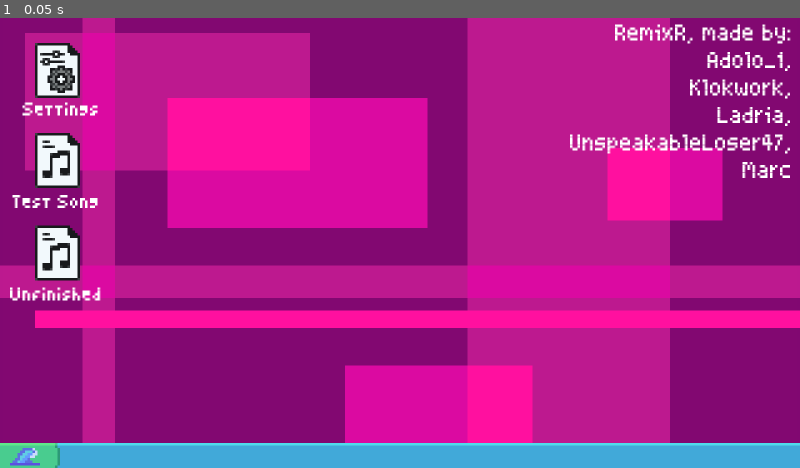
Above: before the commit, frame 1.
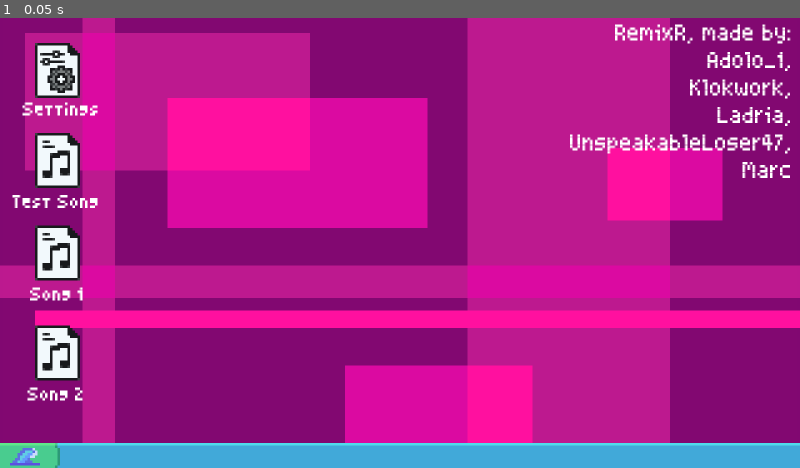
Above: after the commit, the same moment.

Repository: Cheese-Sandwich-Games/Wejammin
Game: Godot game, scene res://Scenes/menu.tscn
Same seed, same stepped clock (60 frames per second), same inputs: the game is played once before the commit and once after it. Sound files missing from this copy of the repository are replaced by a short silence.
Inputs:
- Up to frame 1 (0.05 s): no input

The runs differ from the first frame. In frame 1, 1.0% of the frame differs, in the area x 1-13%, y 59-86%.

Commit message:
Added 2 playable song templates

Diff:
--- /dev/null
+++ b/Music/Song1/song_1_data.tres
@@ -0,0 +1,16 @@
+[gd_resource type="Resource" script_class="SongData" load_steps=6 format=3 uid="uid://lh4lai522xfe"]
+
+[ext_resource type="AudioStream" uid="uid://dq3eesj070jj8" path="res://Music/Song1/wip1_120bpm_arp.wav" id="1_clsub"]
+[ext_resource type="Script" uid="uid://wf852tnx72w3" path="res://Game Logic/Highway/songdata.gd" id="1_trqy2"]
+[ext_resource type="AudioStream" uid="uid://bff7ay0cvndna" path="res://Music/Song1/wip1_120bpm_bass.wav" id="2_rj81t"]
+[ext_resource type="AudioStream" uid="uid://uphishmsey06" path="res://Music/Song1/wip1_120bpm_lead.wav" id="3_06p06"]
+[ext_resource type="AudioStream" uid="uid://i6tp5ovthkm7" path="res://Music/Song1/wip1_120bpm_pad.wav" id="4_12qgf"]
+
+[resource]
+script = ExtResource("1_trqy2")
+bpm = 120
+arp_layer = ExtResource("1_clsub")
+bass_layer = ExtResource("2_rj81t")
+lead_layer = ExtResource("3_06p06")
+pad_layer = ExtResource("4_12qgf")
+metadata/_custom_type_script = "uid://wf852tnx72w3"
--- /dev/null
+++ b/Music/Song2/song_2_data.tres
@@ -0,0 +1,17 @@
+[gd_resource type="Resource" script_class="SongData" load_steps=7 format=3 uid="uid://bsuguoujprnhi"]
+
+[ext_resource type="AudioStream" uid="uid://b67gqk2ai0vr8" path="res://Music/Song2/wip6_135bpm_arp.wav" id="1_7n618"]
+[ext_resource type="Script" uid="uid://wf852tnx72w3" path="res://Game Logic/Highway/songdata.gd" id="1_sa1ew"]
+[ext_resource type="AudioStream" uid="uid://bs07rii7jxbmd" path="res://Music/Song2/wip6_135bpm_bass.wav" id="2_sf6ur"]
+[ext_resource type="AudioStream" uid="uid://bkdwfhnsljxak" path="res://Music/Song2/wip6_135bpm_drums.wav" id="3_63u48"]
+[ext_resource type="AudioStream" uid="uid://brl0uqllmsmvi" path="res://Music/Song2/wip6_135bpm_lead.wav" id="4_s0uax"]
+[ext_resource type="AudioStream" uid="uid://dx6fh5oc2ecv7" path="res://Music/Song2/wip6_135bpm_pad.wav" id="5_713yr"]
+
+[resource]
+script = ExtResource("1_sa1ew")
+arp_layer = ExtResource("1_7n618")
+bass_layer = ExtResource("2_sf6ur")
+drums_layer = ExtResource("3_63u48")
+lead_layer = ExtResource("4_s0uax")
+pad_layer = ExtResource("5_713yr")
+metadata/_custom_type_script = "uid://wf852tnx72w3"
--- a/Scenes/menu.tscn
+++ b/Scenes/menu.tscn
@@ -9,6 +9,8 @@
 [ext_resource type="PackedScene" uid="uid://dadvl1s7hj41x" path="res://User Interface/song_file.tscn" id="8_6swd7"]
 [ext_resource type="Resource" uid="uid://bjasux1j3v6e" path="res://Game Logic/Highway/SongData.tres" id="8_q3rjx"]
 [ext_resource type="AudioStream" uid="uid://ddpjqulm68k8j" path="res://Music/mainmenu_loop.wav" id="9_6swd7"]
+[ext_resource type="Resource" uid="uid://lh4lai522xfe" path="res://Music/Song1/song_1_data.tres" id="9_rfqti"]
+[ext_resource type="Resource" uid="uid://bsuguoujprnhi" path="res://Music/Song2/song_2_data.tres" id="10_g8i7c"]
 
 [node name="Menu" type="Node2D"]
 script = ExtResource("1_158mb")
@@ -68,7 +70,16 @@
 offset_top = 83.0
 offset_right = 32.0
 offset_bottom = 105.0
-song_name = "Unfinished"
+song_name = "Song 1"
+song_data = ExtResource("9_rfqti")
+
+[node name="SongFile3" parent="." instance=ExtResource("8_6swd7")]
+offset_left = 14.0
+offset_top = 123.0
+offset_right = 32.0
+offset_bottom = 145.0
+song_name = "Song 2"
+song_data = ExtResource("10_g8i7c")
 
 [node name="AudioStreamPlayer" type="AudioStreamPlayer" parent="."]
 stream = ExtResource("9_6swd7")
--- a/Scenes/song_file.gd
+++ b/Scenes/song_file.gd
@@ -18,4 +18,6 @@
 			if not song_data is SongData:
 				return
 			Conductor.play_song(song_data)
+			UserInterface.play_transition()
+			await UserInterface.transition_finished
 			get_tree().change_scene_to_file("res://Scenes/main.tscn")
--- a/User Interface/user_interface.gd
+++ b/User Interface/user_interface.gd
@@ -1,8 +1,11 @@
 extends CanvasLayer
 
 
+signal transition_finished
+
 @onready var settings_window = $SettingsWindow
 @onready var song_overview = $SongOverview
+@onready var animation_player = $AnimationPlayer
 
 
 func show_settings() -> void:
@@ -11,3 +14,9 @@
 
 func show_song_overview() -> void:
 	song_overview.show_results()
+
+
+func play_transition() -> void:
+	animation_player.play("transition")
+	await animation_player.animation_finished
+	transition_finished.emit()
--- a/User Interface/user_interface.tscn
+++ b/User Interface/user_interface.tscn
@@ -1,8 +1,70 @@
-[gd_scene load_steps=4 format=3 uid="uid://buj54qo6y6mxv"]
+[gd_scene load_steps=8 format=3 uid="uid://buj54qo6y6mxv"]
 
 [ext_resource type="PackedScene" uid="uid://bxktf0hpwskfs" path="res://User Interface/settings_window.tscn" id="1_kqkdr"]
 [ext_resource type="Script" uid="uid://bbjkb6q11dvj1" path="res://User Interface/user_interface.gd" id="1_r82j8"]
 [ext_resource type="PackedScene" uid="uid://bv0v41gjclh2p" path="res://User Interface/song_overview.tscn" id="3_opcwn"]
+[ext_resource type="Texture2D" uid="uid://bpt041uvmopse" path="res://Assets/Wave_OS_OpenAnim.png" id="4_4gg28"]
+
+[sub_resource type="Animation" id="Animation_4gg28"]
+resource_name = "transition"
+length = 0.5
+tracks/0/type = "value"
+tracks/0/imported = false
+tracks/0/enabled = true
+tracks/0/path = NodePath("Sprite2D:frame")
+tracks/0/interp = 1
+tracks/0/loop_wrap = true
+tracks/0/keys = {
+"times": PackedFloat32Array(0, 0.033333335, 0.06666667, 0.10000001, 0.13333334, 0.16666667, 0.20000002, 0.23333335, 0.26666668, 0.3, 0.33333334, 0.36666667, 0.40000004, 0.43333337),
+"transitions": PackedFloat32Array(1, 1, 1, 1, 1, 1, 1, 1, 1, 1, 1, 1, 1, 1),
+"update": 1,
+"values": [0, 1, 2, 3, 4, 5, 6, 7, 8, 9, 10, 11, 12, 13]
+}
+tracks/1/type = "value"
+tracks/1/imported = false
+tracks/1/enabled = true
+tracks/1/path = NodePath("Sprite2D:modulate")
+tracks/1/interp = 1
+tracks/1/loop_wrap = true
+tracks/1/keys = {
+"times": PackedFloat32Array(0, 0.0333, 0.5),
+"transitions": PackedFloat32Array(1, 1, 1),
+"update": 1,
+"values": [Color(1, 1, 1, 0), Color(1, 1, 1, 1), Color(1, 1, 1, 0)]
+}
+
+[sub_resource type="Animation" id="Animation_l7kh5"]
+length = 0.001
+tracks/0/type = "value"
+tracks/0/imported = false
+tracks/0/enabled = true
+tracks/0/path = NodePath("Sprite2D:frame")
+tracks/0/interp = 1
+tracks/0/loop_wrap = true
+tracks/0/keys = {
+"times": PackedFloat32Array(0),
+"transitions": PackedFloat32Array(1),
+"update": 1,
+"values": [0]
+}
+tracks/1/type = "value"
+tracks/1/imported = false
+tracks/1/enabled = true
+tracks/1/path = NodePath("Sprite2D:modulate")
+tracks/1/interp = 1
+tracks/1/loop_wrap = true
+tracks/1/keys = {
+"times": PackedFloat32Array(0),
+"transitions": PackedFloat32Array(1),
+"update": 0,
+"values": [Color(1, 1, 1, 0)]
+}
+
+[sub_resource type="AnimationLibrary" id="AnimationLibrary_l7kh5"]
+_data = {
+&"RESET": SubResource("Animation_l7kh5"),
+&"transition": SubResource("Animation_4gg28")
+}
 
 [node name="UserInterface" type="CanvasLayer"]
 script = ExtResource("1_r82j8")
@@ -10,3 +72,14 @@
 [node name="SettingsWindow" parent="." instance=ExtResource("1_kqkdr")]
 
 [node name="SongOverview" parent="." instance=ExtResource("3_opcwn")]
+
+[node name="Sprite2D" type="Sprite2D" parent="."]
+modulate = Color(1, 1, 1, 0)
+texture = ExtResource("4_4gg28")
+centered = false
+hframes = 14
+
+[node name="AnimationPlayer" type="AnimationPlayer" parent="."]
+libraries = {
+&"": SubResource("AnimationLibrary_l7kh5")
+}
Not shown, added: Music/Song1/wip1_120bpm_arp.wav.import
Not shown, added: Music/Song1/wip1_120bpm_bass.wav.import
Not shown, added: Music/Song1/wip1_120bpm_full.mp3.import
Not shown, added: Music/Song1/wip1_120bpm_lead.wav.import
Not shown, added: Music/Song1/wip1_120bpm_pad.wav.import
Not shown, added: Music/Song2/wip6_135bpm_arp.wav.import
Not shown, added: Music/Song2/wip6_135bpm_bass.wav.import
Not shown, added: Music/Song2/wip6_135bpm_drums.wav.import
Not shown, added: Music/Song2/wip6_135bpm_lead.wav.import
Not shown, added: Music/Song2/wip6_135bpm_pad.wav.import
Not shown: 1 places in Scenes/menu.tscn that only renumber resources
Not shown, added: Music/Song1/wip1_120bpm_arp.wav
(and 9 more such lines)
